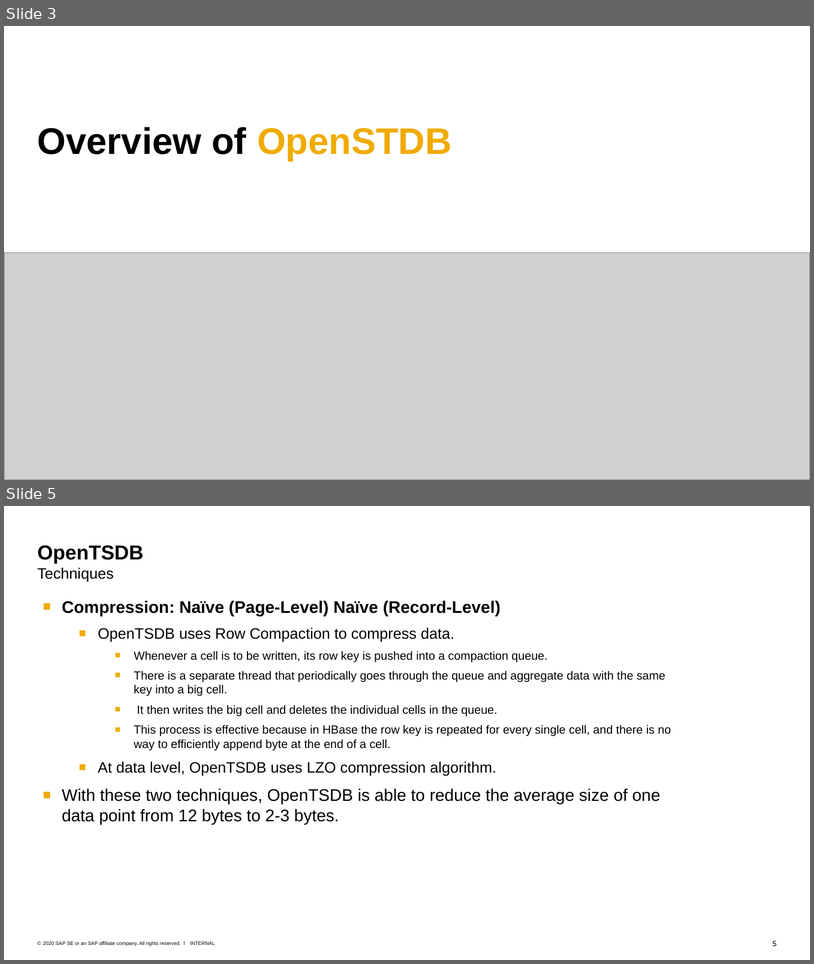
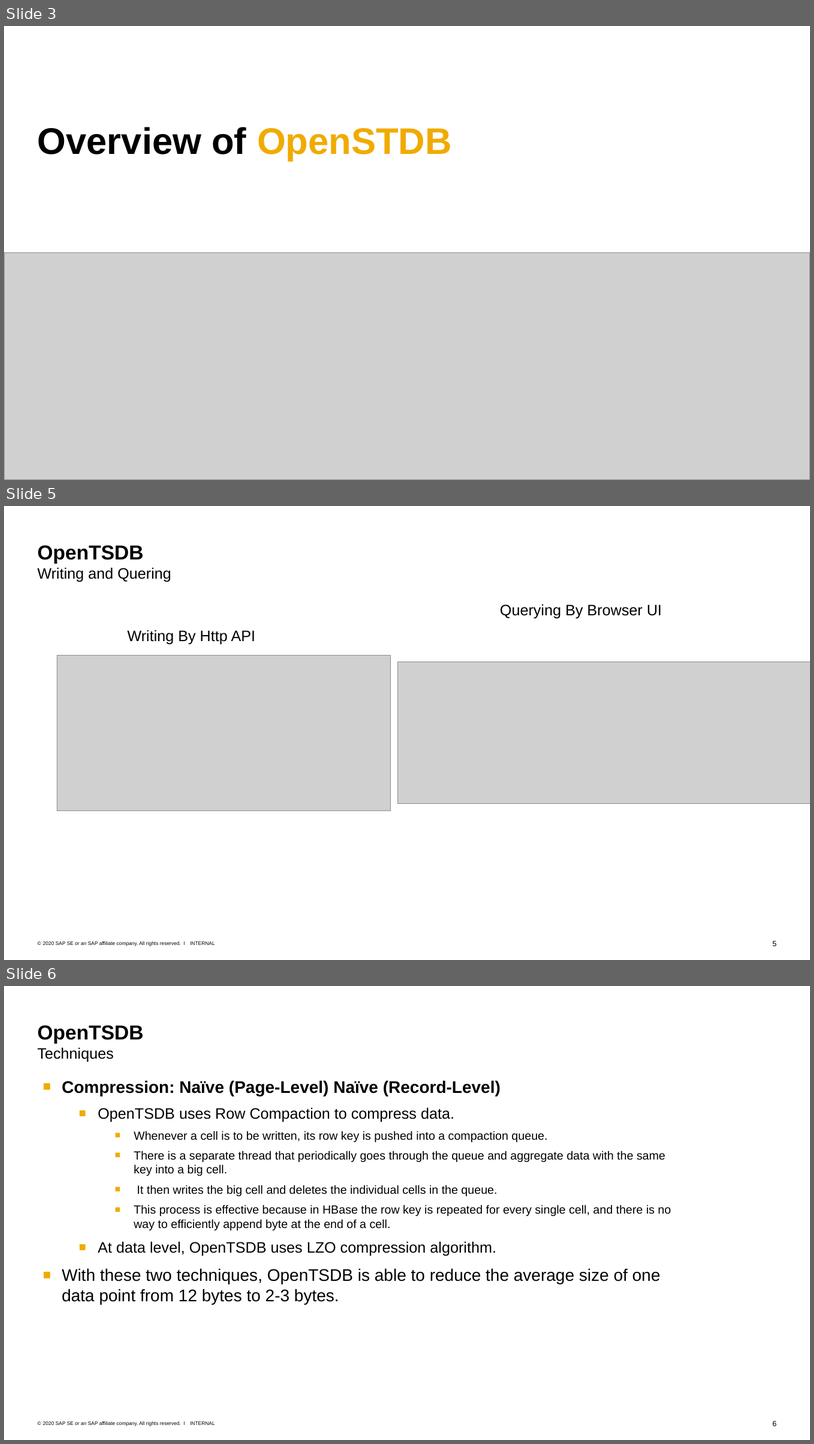
Before and after one commit to Voidkai/Survey_on_NoSQL, a slide deck: NoSQL/The_Survey_On_OpenTSDB.pptx. Shown one above the other, each under a label of ours: slides 3 and 5 before the commit, slides 3, 5 and 6 after it; the slides between them are not shown. The pictures are 814x964 and 814x1444 pixels, drawn with LibreOffice and Linux fonts; fonts in the diff are those of the drawing; grey boxes stand for pictures. Boxes give left, top, right and bottom in pixels: in the first picture for what was removed or moved away, otherwise in the second. Text is boxed around its words. In the diff, an @@ line names an element or a change of style, - is before the commit and + after.

```diff
--- a/NoSQL/The_Survey_On_OpenTSDB.pptx
+++ b/NoSQL/The_Survey_On_OpenTSDB.pptx
@@ slide 5 added at [4, 506, 810, 960], background #FFFFFF; not listed: 3 template elements that a slide beside it also shows @@
@@ title added at [38, 545, 171, 582], 18 pt, text #000000 @@
+OpenTSDB
+Writing and Quering
@@ text added at [500, 604, 662, 618], 18 pt, text #000000 @@
+Querying By Browser UI
@@ text added at [128, 630, 256, 645], 18 pt, text #000000 @@
+Writing By Http API
@@ picture added at [57, 655, 390, 810] @@
@@ picture added at [398, 662, 810, 804] @@
@@ what was slide 5 is now slide 6 @@
```
Also in this commit, not shown: 3 slides changed, 3 other slides added.
